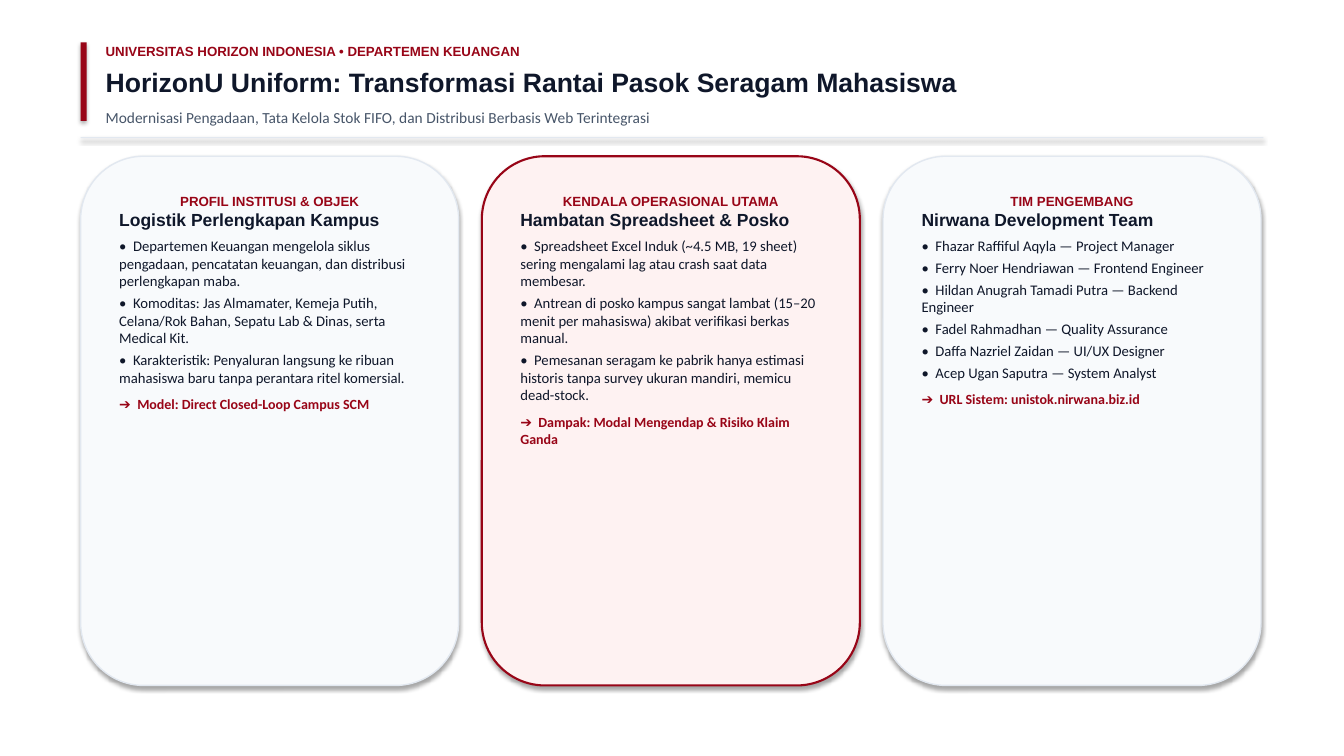
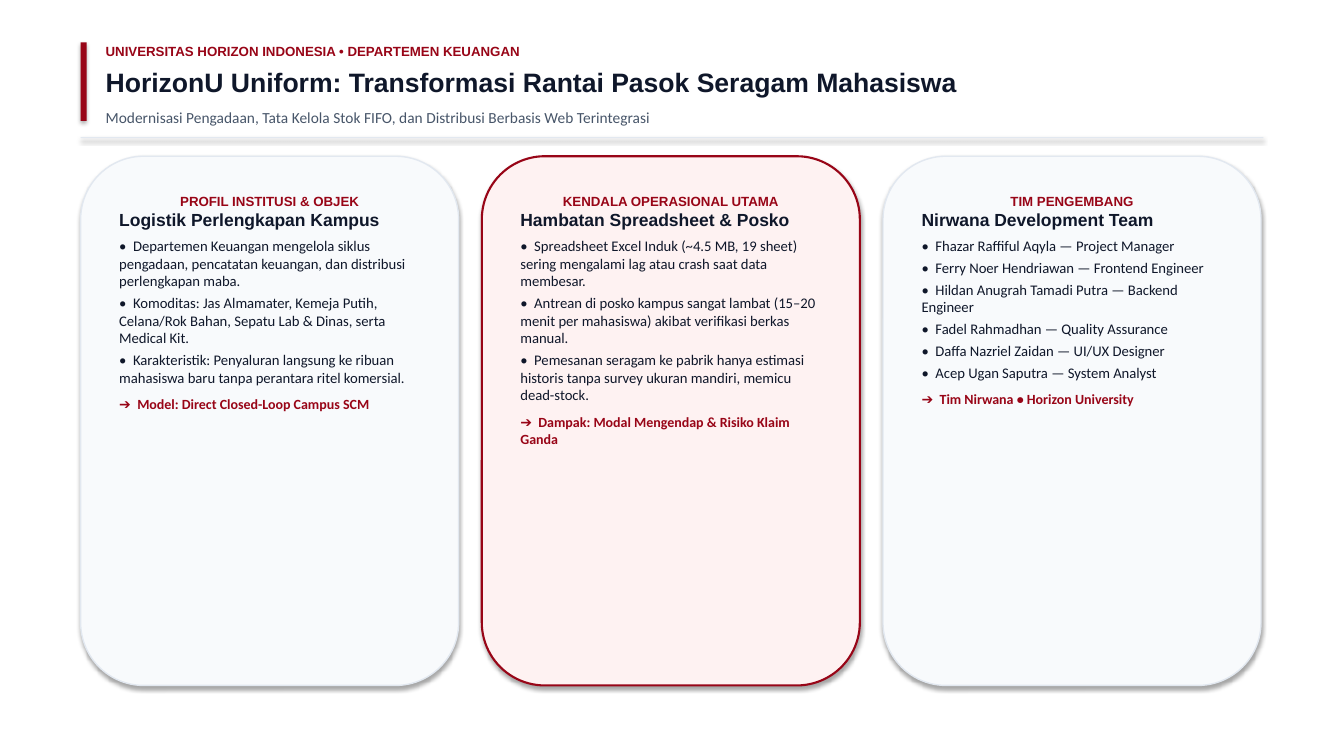
Before and after one commit to hildan-anugrah/tectnospark, a slide deck: slide 1 of HorizonU_Uniform_UniStock_SCM_Presentasi_Technospark.pptx. Drawn at 1344x756 pixels with LibreOffice and Linux fonts; fonts in the diff are those of the drawing. Boxes give left, top, right and bottom in pixels: in the first picture for what was removed or moved away, otherwise in the second. Text is boxed around its words. In the diff, an @@ line names an element or a change of style, - is before the commit and + after.

```diff
--- a/HorizonU_Uniform_UniStock_SCM_Presentasi_Technospark.pptx
+++ b/HorizonU_Uniform_UniStock_SCM_Presentasi_Technospark.pptx
@@ text in rounded rectangle at bbox=[940, 394, 1134, 407]: text changed @@
-➔ URL Sistem: unistok.nirwana.biz.id
+➔ Tim Nirwana • Horizon University
```
Also in this commit, not shown: 2 other files.
